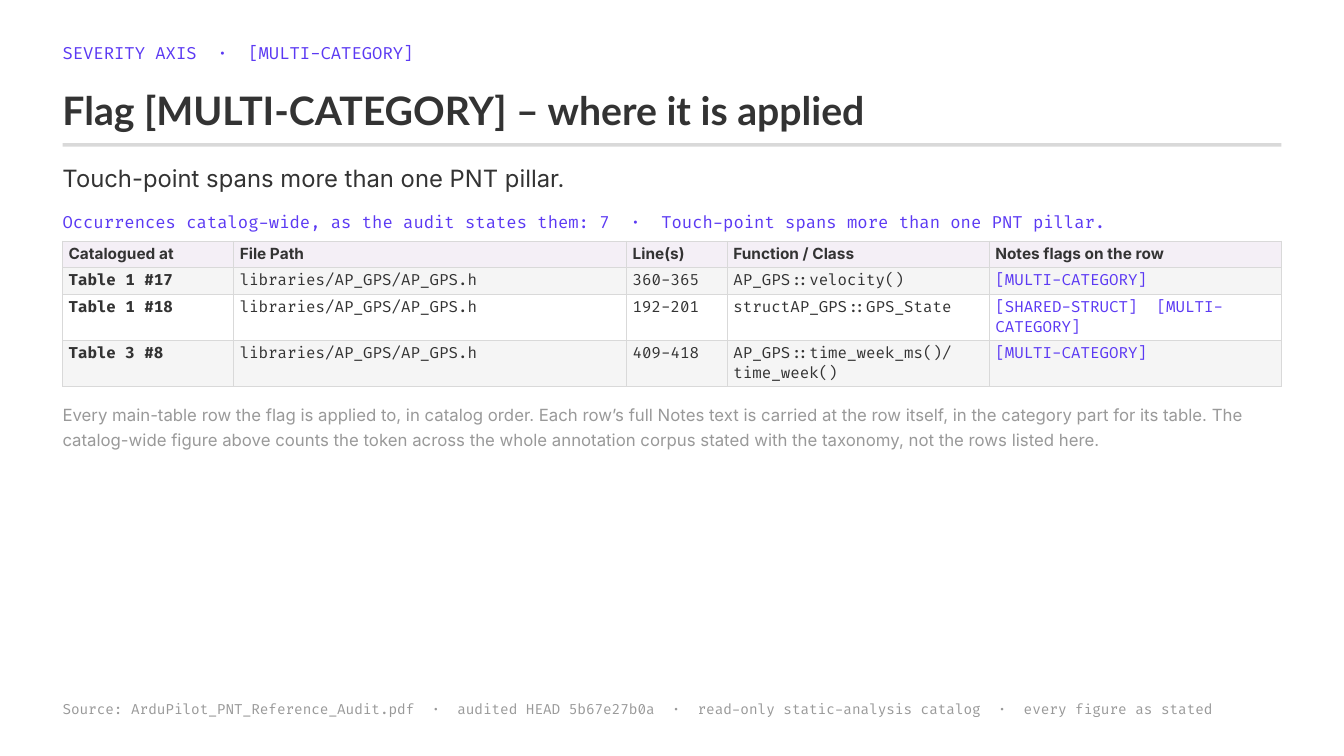
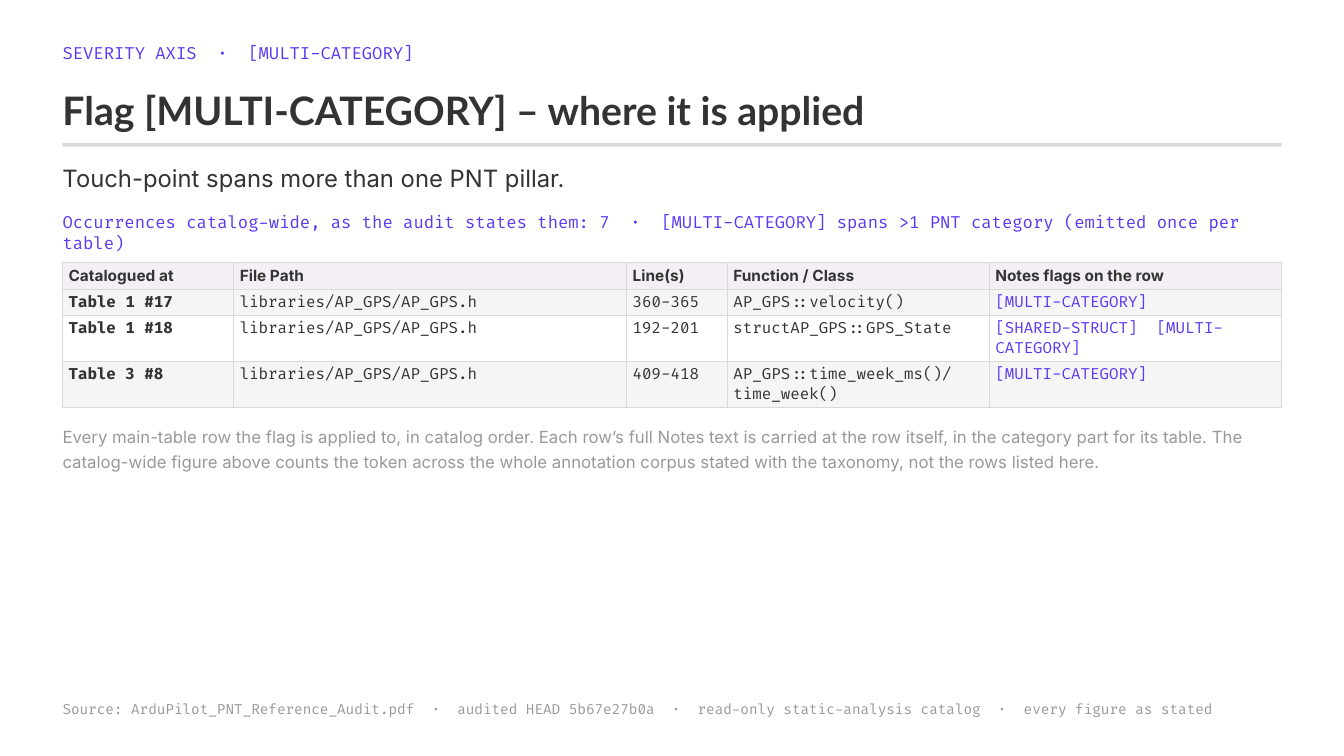
Before and after one commit to blitzy-public-samples/ardupilot-blitzy, a slide deck: slide 26 of blitzy/presentations/ArduPilot_PNT_Reference_Audit_Full_Findings.pptx. Drawn at 1344x756 pixels with LibreOffice and Linux fonts; fonts in the diff are those of the drawing. Boxes give left, top, right and bottom in pixels: in the first picture for what was removed or moved away, otherwise in the second. Text is boxed around its words. In the diff, an @@ line names an element or a change of style, - is before the commit and + after.

Commit message:
Give the [MULTI-CATEGORY] flag slide a distinct gloss
QA testing of the PNT full findings deck raised one MINOR finding on
slide 26 ("Flag [MULTI-CATEGORY] - where it is applied"): the
occurrence-count gloss re-printed the slide's own lead sentence
verbatim, so "Touch-point spans more than one PNT pillar." appeared
twice.  It was the only slide of 239 with that duplication, and it
reproduced at both 1920x1080 and 1366x768.

The four sibling flag slides each pair the audit's flags-table meaning
as the lead with a different verbatim span of the audit as the gloss -
Core Problem prose for [SHARED-STRUCT], [DUPLICATED] and [CIRCULAR],
Expected Impact prose for [ABSENT].  [MULTI-CATEGORY] alone reused its
own meaning for both roles.

The audit's Legend already carries a distinct span for this flag, so
the gloss now quotes it instead of restating the lead:

  [MULTI-CATEGORY] spans >1 PNT category (emitted once per table)

This invents no prose, adds real information ("emitted once per
table"), and matches the sibling "[FLAG] ..." form.  No finding, count,
flag, code snippet or path:line reference is altered, so AAP P6, P7 and
R8 are preserved and the audit's stated figures are untouched.

A validate-before-write assertion now guards the class of defect rather
than the instance: every flag gloss must be verbatim in the audit
corpus AND must say something its own meaning does not.  The deck
refuses to save if either condition fails, mirroring the audit
generator's own validate-then-write contract.

Verified: 239 slides unchanged; the whole-deck rendered text layer
differs on page 26 alone; a shape-level scan of all 239 slides finds no
remaining case of one shape restating a sibling; the two reflowed gloss
lines reproduce the geometry sibling slide 28 already used.

```diff
--- a/blitzy/presentations/ArduPilot_PNT_Reference_Audit_Full_Findings.pptx
+++ b/blitzy/presentations/ArduPilot_PNT_Reference_Audit_Full_Findings.pptx
@@ text at [63,215,1240,232]: text changed @@
-Occurrences catalog-wide, as the audit states them: 7 · Touch-point spans more than one PNT pillar.
+Occurrences catalog-wide, as the audit states them: 7 · [MULTI-CATEGORY] spans >1 PNT category (emitted once per table)
@@ table: place and size @@
-table at [63,241,1282,386]
+table at [63,262,1282,407]
@@ text "Every main-table row the flag ...": place and size @@
-text "Every main-table row the flag ..." at [63,408,1243,450]
+text "Every main-table row the flag ..." at [63,430,1243,472]
```
